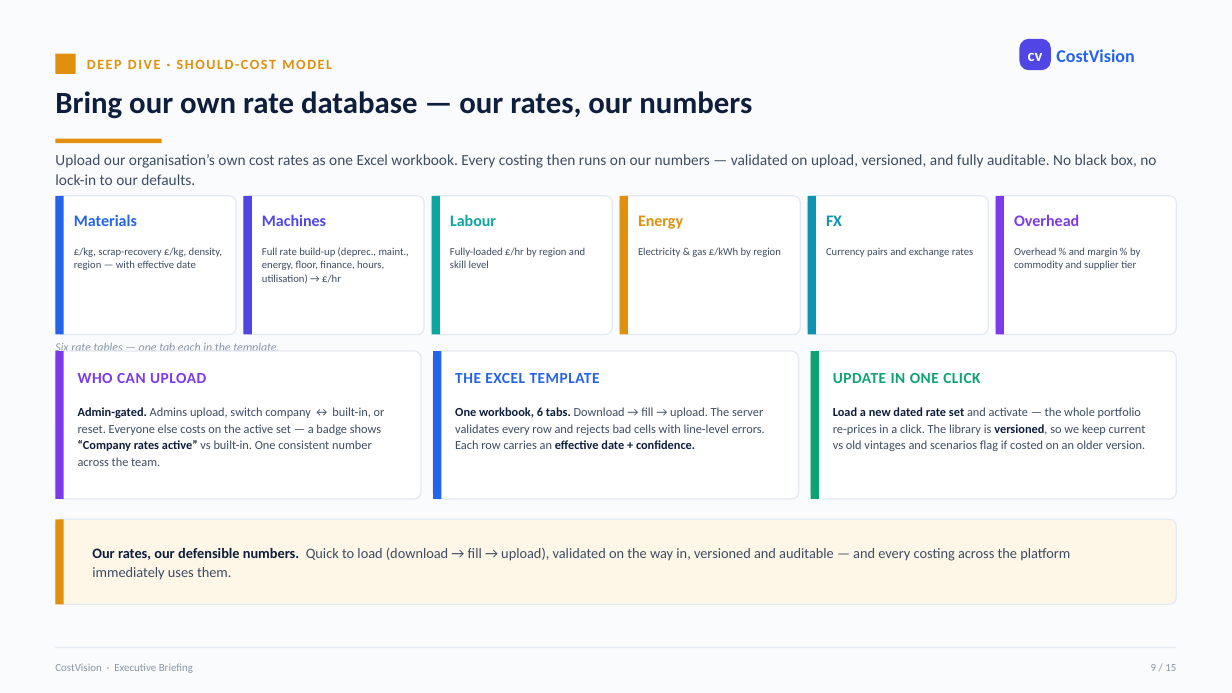
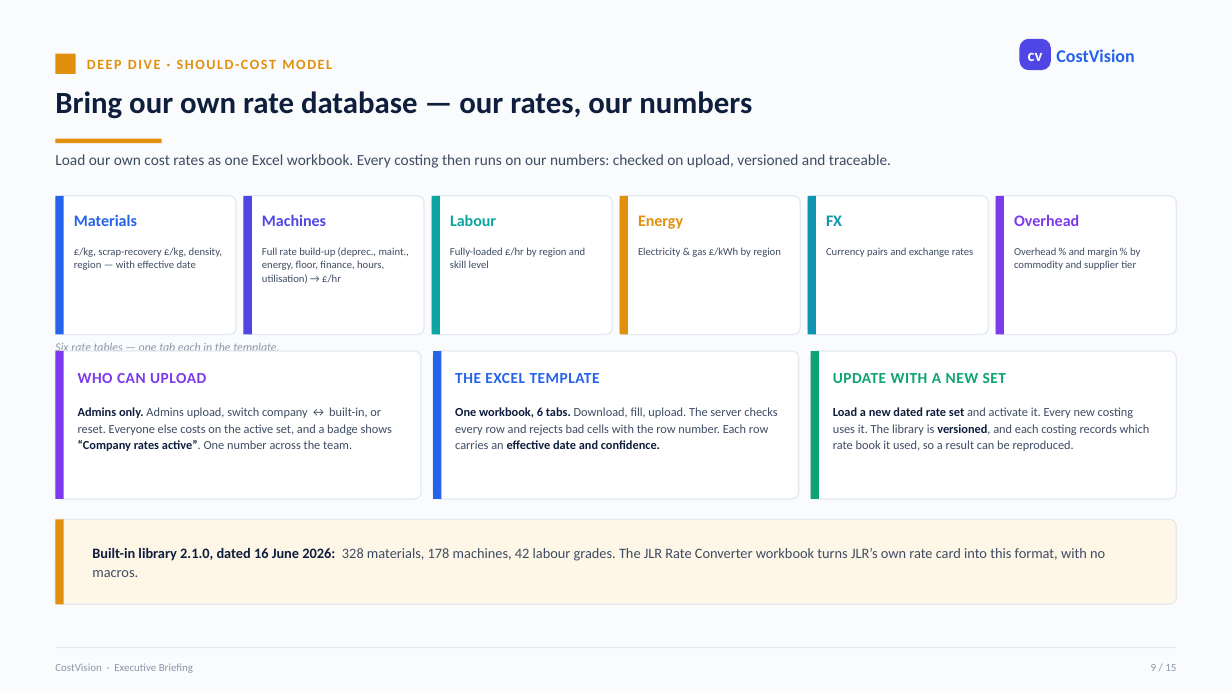
Before and after one commit to bhosaleavinash546/leamington-marathi, a slide deck: slide 9 of CostVision-Executive-Summary.pptx. Drawn at 1232x693 pixels with LibreOffice and Linux fonts; fonts in the diff are those of the drawing. Boxes give left, top, right and bottom in pixels: in the first picture for what was removed or moved away, otherwise in the second. Text is boxed around its words. In the diff, an @@ line names an element or a change of style, - is before the commit and + after.

```diff
--- a/CostVision-Executive-Summary.pptx
+++ b/CostVision-Executive-Summary.pptx
@@ text at [55, 154, 891, 168]: text changed @@
-Upload our organisation’s own cost rates as one Excel workbook. Every costing then runs on our numbers — validated on upload, versioned, and fully auditable. No black box, no lock-in to our defaults.
+Load our own cost rates as one Excel workbook. Every costing then runs on our numbers: checked on upload, versioned and traceable.
@@ text at [833, 373, 1006, 383]: text changed @@
-UPDATE IN ONE CLICK
+UPDATE WITH A NEW SET
@@ text at [78, 407, 392, 451]: text changed @@
-Admin-gated. Admins upload, switch company ↔ built-in, or reset. Everyone else costs on the active set — a badge shows “Company rates active” vs built-in. One consistent number across the team.
+Admins only. Admins upload, switch company ↔ built-in, or reset. Everyone else costs on the active set, and a badge shows “Company rates active”. One number across the team.
@@ text at [455, 407, 777, 449]: text changed @@
-One workbook, 6 tabs. Download → fill → upload. The server validates every row and rejects bad cells with line-level errors. Each row carries an effective date + confidence.
+One workbook, 6 tabs. Download, fill, upload. The server checks every row and rejects bad cells with the row number. Each row carries an effective date and confidence.
@@ text at [833, 407, 1150, 451]: text changed @@
-Load a new dated rate set and activate — the whole portfolio re-prices in a click. The library is versioned, so we keep current vs old vintages and scenarios flag if costed on an older version.
+Load a new dated rate set and activate it. Every new costing uses it. The library is versioned, and each costing records which rate book it used, so a result can be reproduced.
@@ text at [92, 548, 1105, 577]: text changed @@
-Our rates, our defensible numbers. Quick to load (download → fill → upload), validated on the way in, versioned and auditable — and every costing across the platform immediately uses them.
+Built-in library 2.1.0, dated 16 June 2026: 328 materials, 178 machines, 42 labour grades. The JLR Rate Converter workbook turns JLR’s own rate card into this format, with no macros.
```
Also in this commit, not shown: 14 other slides changed.
